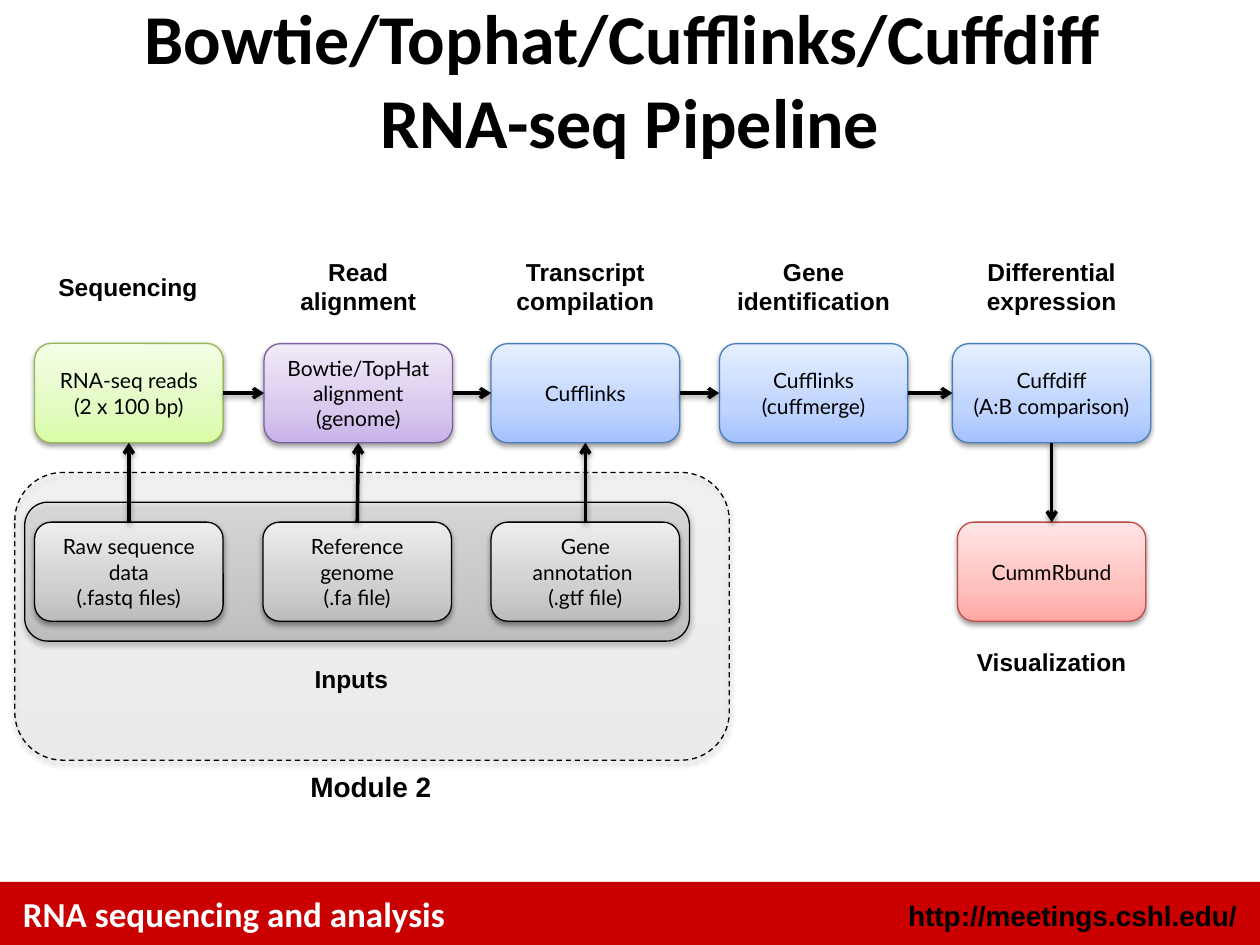
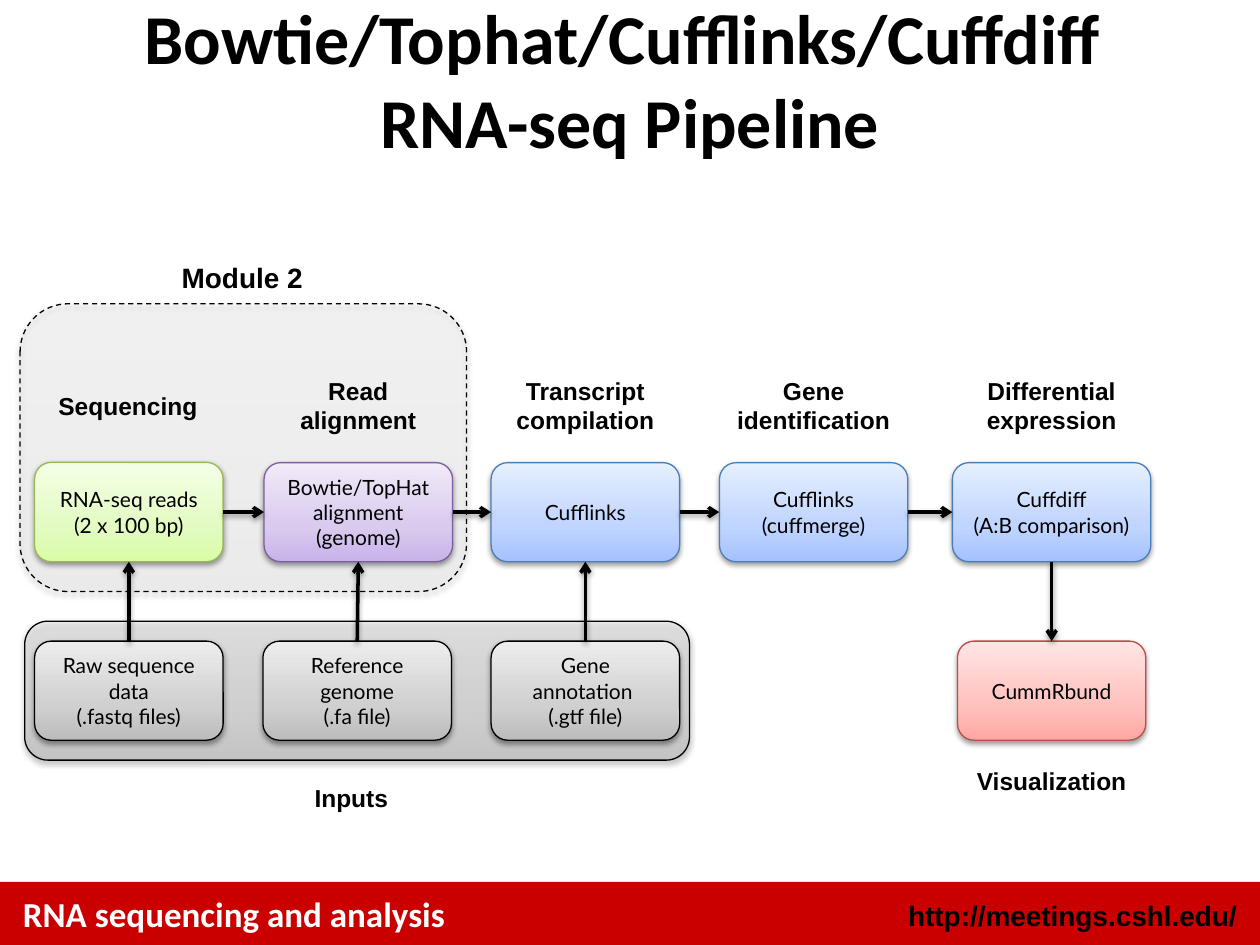
Before and after one commit to griffithlab/rnaseq_tutorial_wiki, a slide deck: slide 38 of LectureFiles/cshl/2015/RNASeq_Module2_Lecture.pptx (slide 28 before the commit). Drawn at 1260x945 pixels with LibreOffice and Linux fonts; fonts in the diff are those of the drawing. Boxes give left, top, right and bottom in pixels: in the first picture for what was removed or moved away, otherwise in the second. Text is boxed around its words. In the diff, an @@ line names an element or a change of style, - is before the commit and + after.

Commit message:
Replace the modules with up to date CBW 2015 versions with CSHL 2015 template and module numbers.

```diff
--- a/LectureFiles/cshl/2015/RNASeq_Module2_Lecture.pptx
+++ b/LectureFiles/cshl/2015/RNASeq_Module2_Lecture.pptx
@@ text "Module 2": place and size @@
-text "Module 2" at [310, 776, 432, 798]
+text "Module 2" at [182, 267, 303, 289]
@@ rounded rectangle: place and size @@
-rounded rectangle at [15, 472, 730, 760]
+rounded rectangle at [20, 304, 466, 591]
@@ 10 rounded rectangles, 8 arrows, 7 texts: place and size @@
-10 rounded rectangles, 8 arrows, 7 texts at [25, 263, 1150, 693]
+10 rounded rectangles, 8 arrows, 7 texts at [25, 382, 1150, 812]
```
Also in this commit, not shown: 2 other slides changed, 33 slides added, 23 slides removed, 13 other files.
